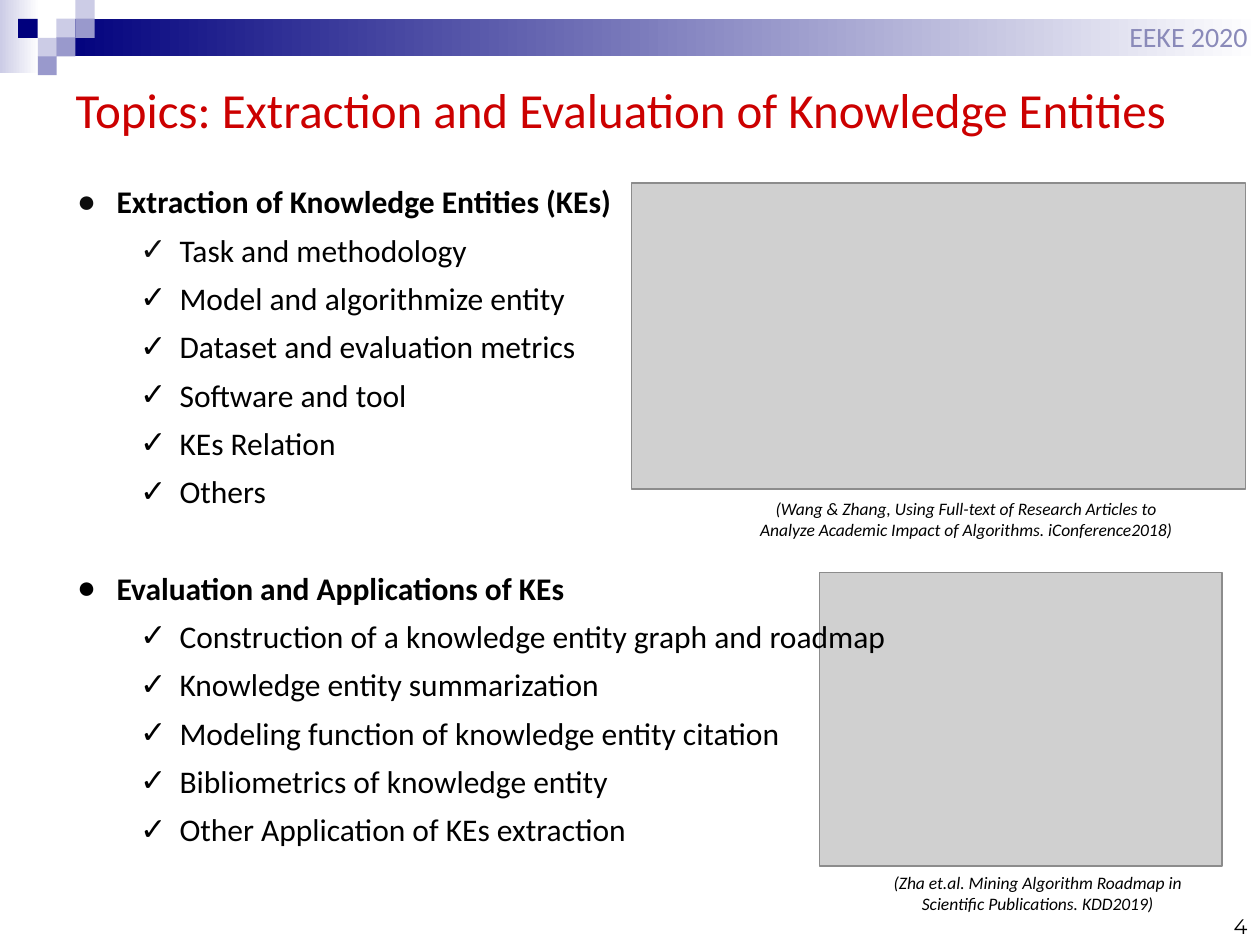
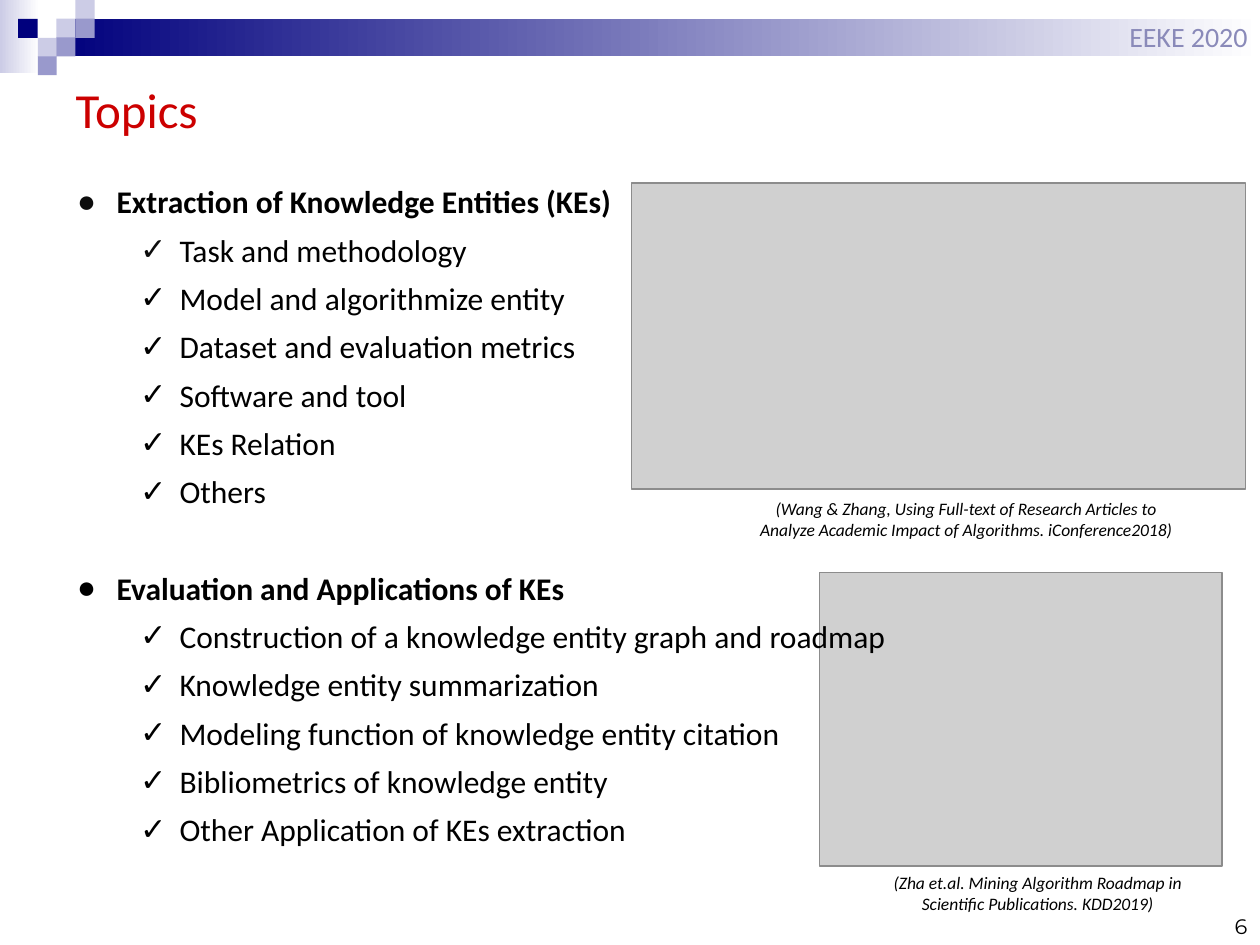
Before and after one commit to EEKE2020/EEKE2020.github.io, a slide deck: slide 6 of slides/eeke2020_intro.pptx (slide 4 before the commit). Drawn at 1260x945 pixels with LibreOffice and Linux fonts; fonts in the diff are those of the drawing; grey boxes stand for pictures. Boxes give left, top, right and bottom in pixels: in the first picture for what was removed or moved away, otherwise in the second. Text is boxed around its words. In the diff, an @@ line names an element or a change of style, - is before the commit and + after.

```diff
--- a/slides/eeke2020_intro.pptx
+++ b/slides/eeke2020_intro.pptx
@@ title at box(76, 94, 198, 136): text changed @@
-Topics: Extraction and Evaluation of Knowledge Entities
+Topics
@@ page number at box(1235, 919, 1248, 934): text changed @@
-4
+6
```
Also in this commit, not shown: 8 other slides changed, 3 slides added.
